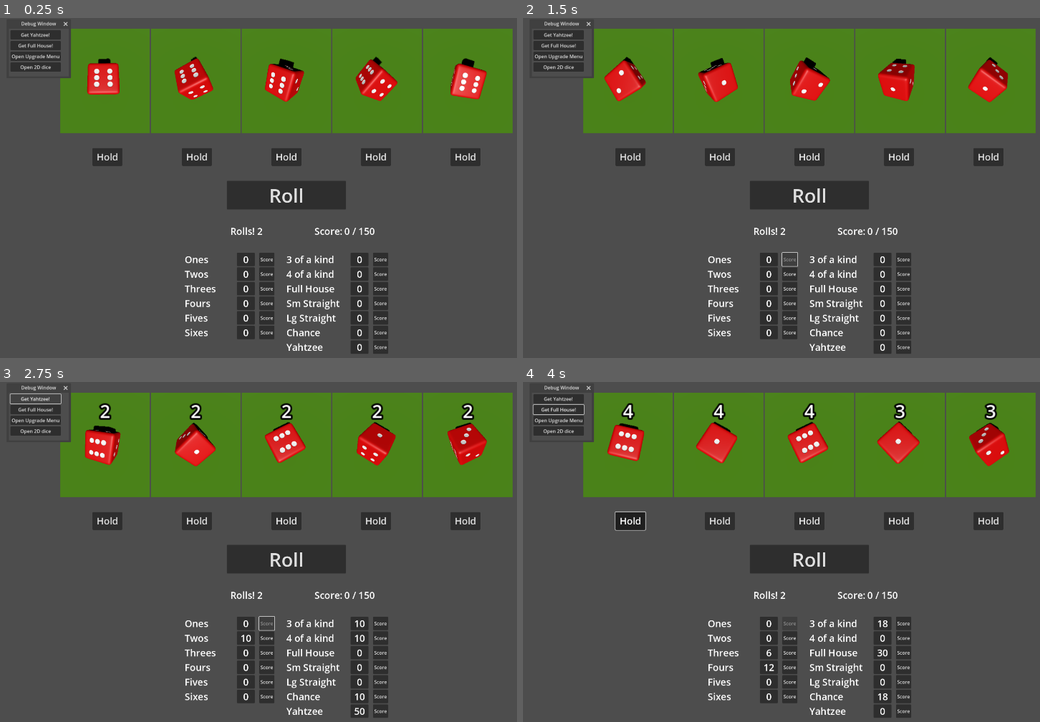
Above: before the commit, frames 1-4 (two rows, left to right).
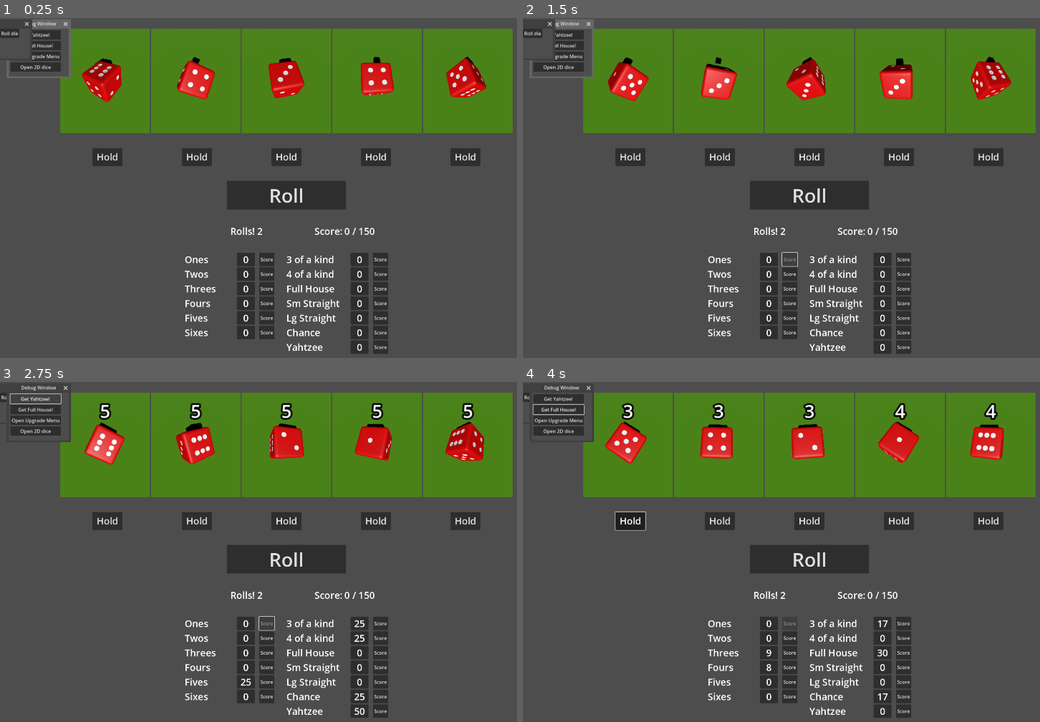
Above: after the commit, the same moments.

Repository: StarkandcoEnterprises/YahtzeeRL
Game: Godot game, scene res://Scenes/Core/MainScene.tscn
Two runs of this game, one before a commit and one after it. Both use one fixed random seed, a clock stepped at 60 frames per second and the inputs below.
Inputs:
- Up to frame 1 (0.25 s): no input
- Up to frame 2 (1.5 s): click "Roll" at 0.5 s; click "Score" at 1.25 s
- Up to frame 3 (2.75 s): click "Get Yahtzee!" at 2 s
- Up to frame 4 (4 s): click "Get Full House!" at 2.75 s; click "Hold" at 3.5 s

The runs differ from the first frame. In frame 1, 3.4% of the frame differs, in the area x 0-95%, y 0-25%; in frame 2, 3.2%; in frame 3, 2.8%; in frame 4, 2.3%.

Commit message:
Bug fix and new trick
1 in 5 chance for a free roll

Diff:
--- /dev/null
+++ b/ChanceFreeRoll.gd
@@ -0,0 +1,7 @@
+extends UpgradeOption
+
+class_name ChanceFreeRoll
+
+func _on_button_pressed():
+	get_tree().get_first_node_in_group("KeyScene").chance_free_roll = true
+	super()
--- a/Scenes/Dice/DiceContainer.gd
+++ b/Scenes/Dice/DiceContainer.gd
@@ -1,9 +1,7 @@
 extends SubViewportContainer
-
 
 func _on_area_3d_area_entered(area):
 	%Dice.active_sides.append(area)
 
-
 func _on_area_3d_area_exited(area):
 	%Dice.active_sides.erase(area)
--- a/Scenes/Dice/DiceContainer.tscn
+++ b/Scenes/Dice/DiceContainer.tscn
@@ -12,6 +12,8 @@
 
 [sub_resource type="PhysicsMaterial" id="PhysicsMaterial_nx8x6"]
 rough = true
+bounce = 1.0
+absorbent = true
 
 [sub_resource type="BoxShape3D" id="BoxShape3D_ekrm7"]
 size = Vector3(50, 50, 1)
@@ -73,6 +75,10 @@
 [node name="CollisionShape3D5" type="CollisionShape3D" parent="SubViewport/Node3D/StaticBody3D"]
 shape = SubResource("BoxShape3D_xkqmj")
 
+[node name="CollisionShape3D6" type="CollisionShape3D" parent="SubViewport/Node3D/StaticBody3D"]
+transform = Transform3D(1, 0, 0, 0, 1, 0, 0, 0, 1, 0, 24.3804, 0)
+shape = SubResource("BoxShape3D_xkqmj")
+
 [node name="Area3D" type="Area3D" parent="SubViewport/Node3D"]
 unique_name_in_owner = true
 transform = Transform3D(1, 0, 0, 0, 1, 0, 0, 0, 1, 0, -10, 0)
@@ -88,11 +94,10 @@
 transform = Transform3D(1, 0, 0, 0, 1, 0, 0, 0, 1, 0, 1, 0)
 
 [node name="Camera3D" type="Camera3D" parent="SubViewport"]
-transform = Transform3D(1, 0, 0, 0, 1, 0, 0, 0, 1, 0, 3.87671, 15.4054)
+transform = Transform3D(1, 0, 0, 0, 1, 0, 0, 0, 1, 0, 10.7314, 27.3517)
 
 [node name="Debug2" type="Window" parent="."]
 position = Vector2i(0, 36)
-visible = false
 script = ExtResource("3_ddglu")
 
 [node name="Button" type="Button" parent="Debug2"]
--- /dev/null
+++ b/Scenes/Upgrades/ChanceFreeRoll.tscn
@@ -0,0 +1,14 @@
+[gd_scene load_steps=4 format=3 uid="uid://dd7rku0ua78lp"]
+
+[ext_resource type="PackedScene" uid="uid://bkfyo3r8lx85o" path="res://Scenes/Core/UpgradeOption.tscn" id="1_m12gc"]
+[ext_resource type="Script" path="res://ChanceFreeRoll.gd" id="2_dty5o"]
+[ext_resource type="Texture2D" uid="uid://iq6osq3np4db" path="res://Assets/Upgrade pngs/Dice-1-5-chance.png" id="3_ks8kt"]
+
+[node name="ChanceFreeRoll" instance=ExtResource("1_m12gc")]
+script = ExtResource("2_dty5o")
+
+[node name="Sprite2D" parent="Control" index="0"]
+texture = ExtResource("3_ks8kt")
+
+[node name="Label" parent="." index="1"]
+text = "1 in 5 chance for a roll to be free, allowing you one extra roll"
--- a/Scripts/Core/DebugWindow.gd
+++ b/Scripts/Core/DebugWindow.gd
@@ -4,13 +4,7 @@
 
 func _on_yahtzee_pressed():
 	var ref_die = get_tree().get_first_node_in_group("Dice")
-	var possible_values = []
-
-	for child in ref_die.get_children():
-		if child.is_in_group("Side"):
-			possible_values.append(int(String(child.name)))
-
-	var new_val = possible_values[randi_range(0, 5)]
+	var new_val = ref_die.possible_values[randi_range(0, 5)]
 
 	for die in get_tree().get_nodes_in_group("Dice"):
 		die.value = new_val
@@ -19,17 +13,11 @@
 
 func _on_full_house_pressed():
 	var ref_die = get_tree().get_first_node_in_group("Dice")
-	var possible_values = []
-
-	for child in ref_die.get_children():
-		if child.is_in_group("Side"):
-			possible_values.append(int(String(child.name)))
-
-	var new_val = possible_values[randi_range(0, 5)]
-	var second_new_val = possible_values[randi_range(0, 5)]
+	var new_val = ref_die.possible_values[randi_range(0, 5)]
+	var second_new_val = ref_die.possible_values[randi_range(0, 5)]
 
 	while(new_val == second_new_val):
-		second_new_val = possible_values[randi_range(0, 5)]
+		second_new_val = ref_die.possible_values[randi_range(0, 5)]
 
 	var count = 0
 
--- a/Scripts/Core/Game.gd
+++ b/Scripts/Core/Game.gd
@@ -5,9 +5,7 @@
 var games_complete = 1
 var score_minimum = 150
 
-var all_upgrades: Array[UpgradeOption] = create_array()
-#var all_upgrades: Array[UpgradeOption] = [preload("res://Scenes/Upgrades/Change1to7.tscn").instantiate(), preload("res://Scenes/Upgrades/Change2to8.tscn").instantiate(), preload("res://Scenes/Upgrades/Change3to9.tscn").instantiate(), preload("res://Scenes/Upgrades/SecondFiveRand.tscn").instantiate()]
-var upgrades: Array[UpgradeOption] = []
+var upgrades: Array[UpgradeOption] = create_array()
 
 func _ready():
 	$KeySceneContainer.add_child(key_scene.instantiate())
@@ -28,14 +26,14 @@
 		%FinalScore.text = "Final Score: " + str(score)
 		%EndGamePanel.visible = true
 		games_complete = 1
-		upgrades = all_upgrades.duplicate()
+		upgrades = create_array()
 	else:
 		current_scene.score = 0
 		current_scene.minimum += 50 * games_complete
 		var number_of_upgrades = 3
 
 		if !upgrades:
-			upgrades = all_upgrades.duplicate()
+			upgrades = create_array()
 
 		if upgrades.size() < 3: number_of_upgrades = upgrades.size()
 
--- a/Scripts/Core/KeyGameScene.gd
+++ b/Scripts/Core/KeyGameScene.gd
@@ -2,6 +2,7 @@
 
 var no_of_rolls: int = 2
 var current_rolls: int = 2
+var chance_free_roll: bool = false
 
 var score = 0
 var minimum = 150
@@ -24,7 +25,7 @@
 func _on_roll_pressed():
 	roll()
 
-	current_rolls -= 1
+	current_rolls -= 1 if !chance_free_roll else (0 if randi() % 5 == 0 else 1)
 	if current_rolls == 0:
 		toggle_roll()
 		set_all_hold(true)
--- a/Scripts/Dice3D.gd
+++ b/Scripts/Dice3D.gd
@@ -12,10 +12,9 @@
 
 func roll():
 	if held: return
-	await get_tree().physics_frame
-	global_position = Vector3(0, 10, 0)
-	await get_tree().physics_frame
-	await get_tree().physics_frame
+	while global_position.y <= 9:
+		await get_tree().physics_frame
+		global_position = Vector3(0, 10, 0)
 	var x_rotate = randi_range(15, 30) if randi() % 2 == 0 else randi_range(-30, -15)
 	var y_rotate = randi_range(15, 30) if randi() % 2 == 0 else randi_range(-30, -15)
 	var z_rotate = randi_range(15, 30) if randi() % 2 == 0 else randi_range(-30, -15)
@@ -24,12 +23,6 @@
 	value = -1
 
 func _physics_process(_delta):
-	var threshold = 0.01
-	if angular_velocity.length() < threshold:
-		angular_velocity = Vector3.ZERO
-	if linear_velocity.length() < threshold:
-		linear_velocity = Vector3.ZERO
-
-	if value == -1 and angular_velocity == Vector3.ZERO and linear_velocity == Vector3.ZERO:
+	if value == -1 and angular_velocity.round() == Vector3.ZERO and linear_velocity.round() == Vector3.ZERO:
 		if active_sides.size() == 1:
 			value = possible_values[int(String(active_sides[0].name))]
--- a/Scripts/Upgrades/Change1to7.gd
+++ b/Scripts/Upgrades/Change1to7.gd
@@ -27,7 +27,7 @@
 			die.possible_values.insert(die.possible_values.find(0), 6)
 			die.possible_values.remove_at(die.possible_values.find(0))
 			die.get_node("DiceModel").queue_free()
-			while is_instance_valid(die.get_node("DiceModel")):
+			while die.has_node("DiceModel"):
 				await get_tree().process_frame
 			change_3d_model(die)
 	return 0
--- a/Scripts/Upgrades/Change2to8.gd
+++ b/Scripts/Upgrades/Change2to8.gd
@@ -26,7 +26,7 @@
 			die.possible_values.insert(die.possible_values.find(1), 7)
 			die.possible_values.remove_at(die.possible_values.find(1))
 			die.get_node("DiceModel").queue_free()
-			while is_instance_valid(die.get_node("DiceModel")):
+			while die.has_node("DiceModel"):
 				await get_tree().process_frame
 			change_3d_model(die)
 	return 0
--- a/Scripts/Upgrades/Change3To9.gd
+++ b/Scripts/Upgrades/Change3To9.gd
@@ -26,7 +26,7 @@
 			die.possible_values.insert(die.possible_values.find(2), 8)
 			die.possible_values.remove_at(die.possible_values.find(2))
 			die.get_node("DiceModel").queue_free()
-			while is_instance_valid(die.get_node("DiceModel")):
+			while die.has_node("DiceModel"):
 				await get_tree().process_frame
 			change_3d_model(die)
 	return 0
Binary file added: Assets/Upgrade pngs/Dice-1-5-chance.png
Not shown, added: Assets/Upgrade pngs/Dice-1-5-chance.png.import
